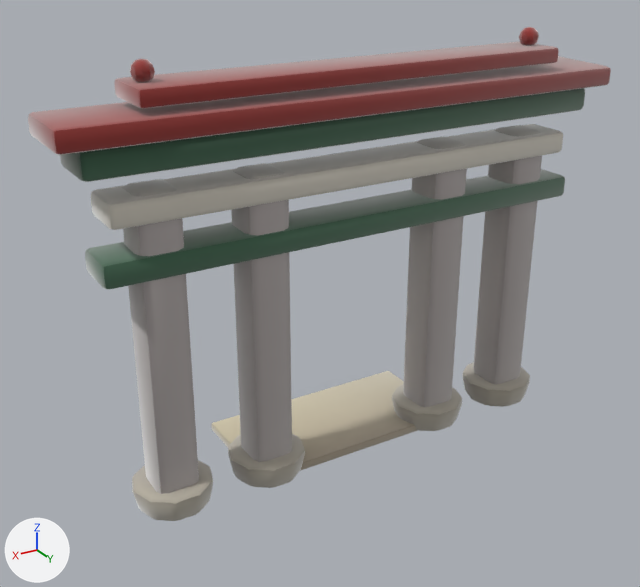
One commit to the glTF model assets/models/gates/d12d8712.glb: the scene before it, then after it.
One viewpoint serves both versions: a 50 mm lens placed at (4.53, 6.9, 5.3), pointed at (0.19, -0.33, 1.68). The axes (+X, +Y, +Z) are drawn at lower left. The lights are the same throughout. The picture after the commit comes second. Vertices at exactly the same position are counted once.

The first picture shows 'gate_d12d8712'.
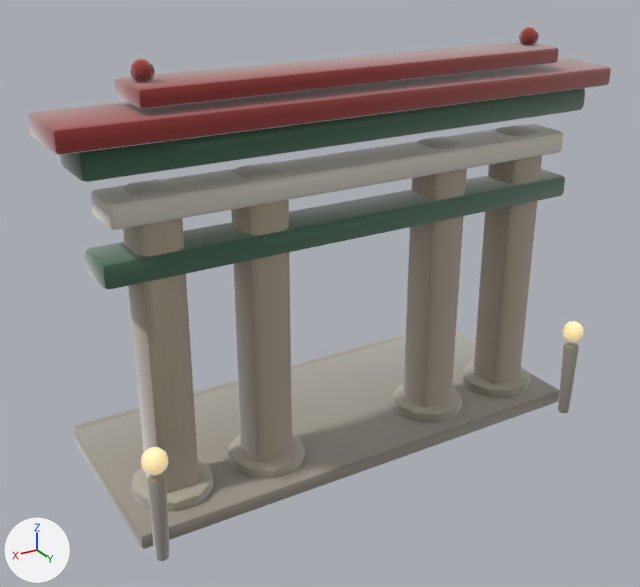
Boxes (x1, y1, x2, y2) around the edits, measured in the pictures (640 x 587 px):
```json
{"object": "gate_d12d8712", "change": "reshaped", "before": [28, 27, 611, 521], "after": [28, 27, 611, 561], "on screen": "8% taller"}
{"part": 1, "of": "me_gate_d12d8712", "change": "added", "after": [73, 330, 559, 549]}
{"part": 2, "of": "me_gate_d12d8712", "change": "added", "after": [562, 321, 584, 342]}
{"part": 3, "of": "me_gate_d12d8712", "change": "added", "after": [141, 447, 169, 475], "on screen": "beige"}
{"part": 4, "of": "me_gate_d12d8712", "change": "added", "after": [558, 342, 579, 413]}
{"part": 5, "of": "me_gate_d12d8712", "change": "added", "after": [147, 473, 170, 561]}
{"part": 6, "of": "me_gate_d12d8712", "change": "added", "after": [75, 334, 406, 430], "on screen": "mostly hidden"}
{"part": 7, "of": "me_gate_d12d8712", "change": "recoloured", "before": [129, 155, 542, 521], "after": [129, 155, 542, 512]}
```

Edits to the scene script, one JSON object a line:
```json
{"op": "add", "block": "mat_clay__9e978a_0_93", "code": ["mat_clay__9e978a_0_93 = bpy.data.materials.new('clay_#9E978A_0.93_-')", "# nodes: BsdfPrincipled, Mix, OutputMaterial, VertexColor", "# colours: grey #9e978a, mixed with the vertex colours"]}
{"op": "add", "block": "mat_clay__ffe2a8_0_95__ffe2a8", "code": ["mat_clay__ffe2a8_0_95__ffe2a8 = bpy.data.materials.new('clay_#FFE2A8_0.95_#FFE2A8')", "# nodes: BsdfPrincipled, Mix, OutputMaterial, VertexColor", "# colours: beige #bca67a, beige #ffe2a8, mixed with the vertex colours"]}
{"block": "me_gate_d12d8712", "where": "# used by ob_gate_d12d8712; location = (0.0, 0.0, 0.0)"}
{"op": "remove", "block": "me_gate_d12d8712", "code": "me_gate_d12d8712.from_pydata(...)  # 1232 vertices, 2400 faces; spans x -2.91..2.91, y -1.0..0.43, z 0.0..4.24"}
{"op": "add", "block": "me_gate_d12d8712", "code": "me_gate_d12d8712.from_pydata(...)  # 1732 vertices, 3372 faces; spans x -2.91..2.91, y -1.71..0.83, z 0.0..4.24"}
{"block": "me_gate_d12d8712", "change": "me_gate_d12d8712 part 1: the loose piece of 56 vertices spanning x -1.2..1.2, y -1.0..0.2, z 0.0..0.1 is copied, and the copy is multiplied about its middle by the matrix ((2.162, 0.005, 0.0), (0.001, 1.757, -0.001), (0.001, 0.004, 1.598)), then moved by (0.0, -0.1, 0.03), in mat_clay__9e978a_0_93; it spans x -2.59..2.59, y -1.55..0.55, z 0.0..0.16"}
{"block": "me_gate_d12d8712", "change": "me_gate_d12d8712 part 2: a new loose piece, a UV sphere (10 segments, 6 rings, poles along z) spanning x -2.57..-2.34, y 0.61..0.83, z 0.9..1.14, in mat_clay__ffe2a8_0_95__ffe2a8"}
{"block": "me_gate_d12d8712", "change": "me_gate_d12d8712 part 3: a new loose piece, a UV sphere (10 segments, 6 rings, poles along z) spanning x 2.33..2.57, y 0.6..0.83, z 0.9..1.14, in mat_clay__ffe2a8_0_95__ffe2a8"}
{"block": "me_gate_d12d8712", "change": "me_gate_d12d8712 part 4: a new loose piece of 114 vertices spanning x -2.54..-2.37, y 0.64..0.8, z 0.0..0.86, in mat_clay__9e978a_0_93"}
{"block": "me_gate_d12d8712", "change": "me_gate_d12d8712 part 5: a new loose piece of 114 vertices spanning x 2.37..2.53, y 0.63..0.8, z 0.01..0.85, in mat_clay__9e978a_0_93"}
{"block": "me_gate_d12d8712", "change": "me_gate_d12d8712 part 6: a new loose piece of 56 vertices spanning x -2.51..2.51, y -1.71..-1.37, z 0.0..0.12, in mat_clay__9e978a_0_93"}
{"block": "me_gate_d12d8712", "change": "me_gate_d12d8712 part 7: 2304 kept faces spanning x -2.91..2.91, y -1.0..0.43, z 0.0..4.23 get new vertex colours"}
{"block": "me_gate_d12d8712", "change": "other edits to the shape of me_gate_d12d8712 do not show in these pictures"}
{"op": "add", "block": "me_gate_d12d8712", "code": "me_gate_d12d8712.materials.append(mat_clay__9e978a_0_93)"}
{"op": "add", "block": "me_gate_d12d8712", "code": "me_gate_d12d8712.materials.append(mat_clay__ffe2a8_0_95__ffe2a8)"}
```
